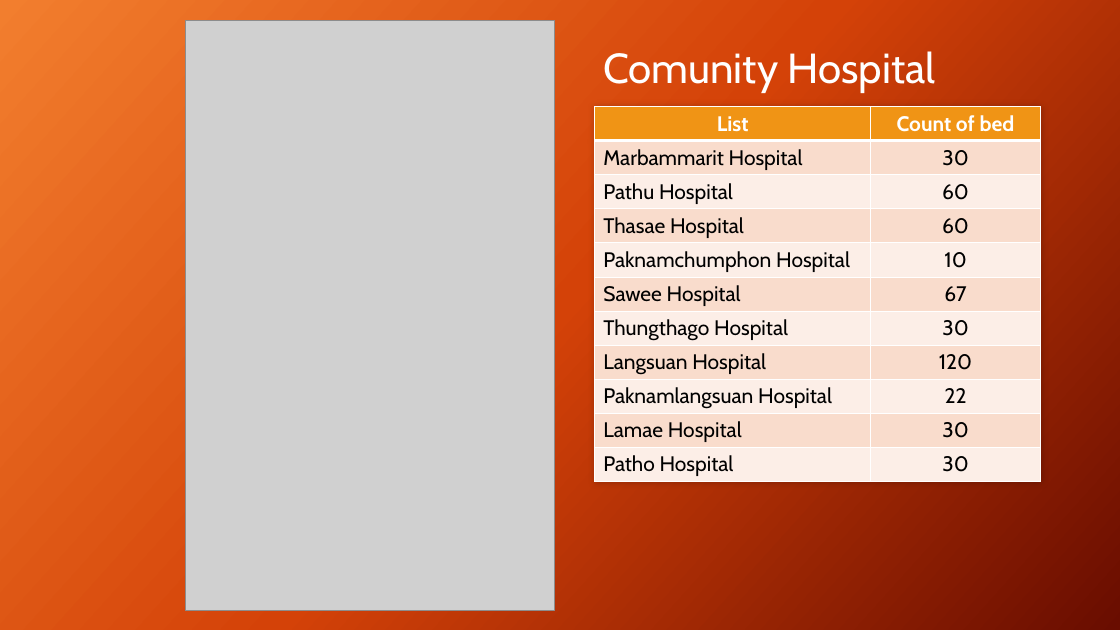
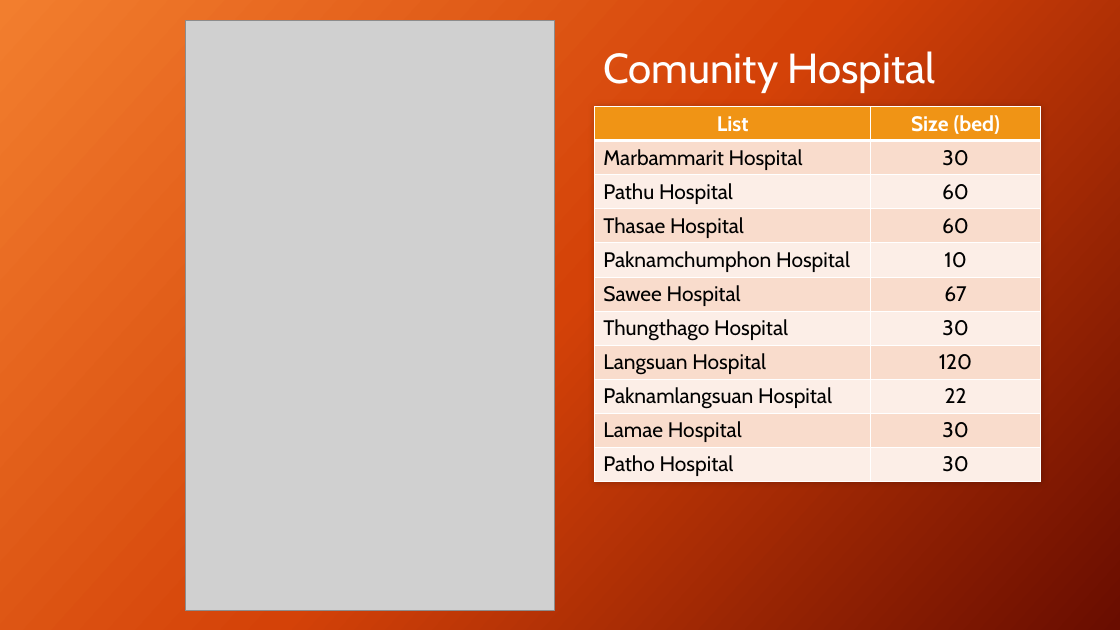
Before and after one commit to joblackpoc/Jobs_SSJ, a slide deck: slide 3 of gishealth_Eng.pptx. Drawn at 1120x630 pixels with LibreOffice and Linux fonts; fonts in the diff are those of the drawing; grey boxes stand for pictures. Boxes give left, top, right and bottom in pixels: in the first picture for what was removed or moved away, otherwise in the second. Text is boxed around its words. In the diff, an @@ line names an element or a change of style, - is before the commit and + after.

```diff
--- a/gishealth_Eng.pptx
+++ b/gishealth_Eng.pptx
@@ table at [595, 107, 1040, 481] @@
-row 1, column 2: Count of bed
+row 1, column 2: Size (bed)
```
Also in this commit, not shown: 3 other slides changed.
